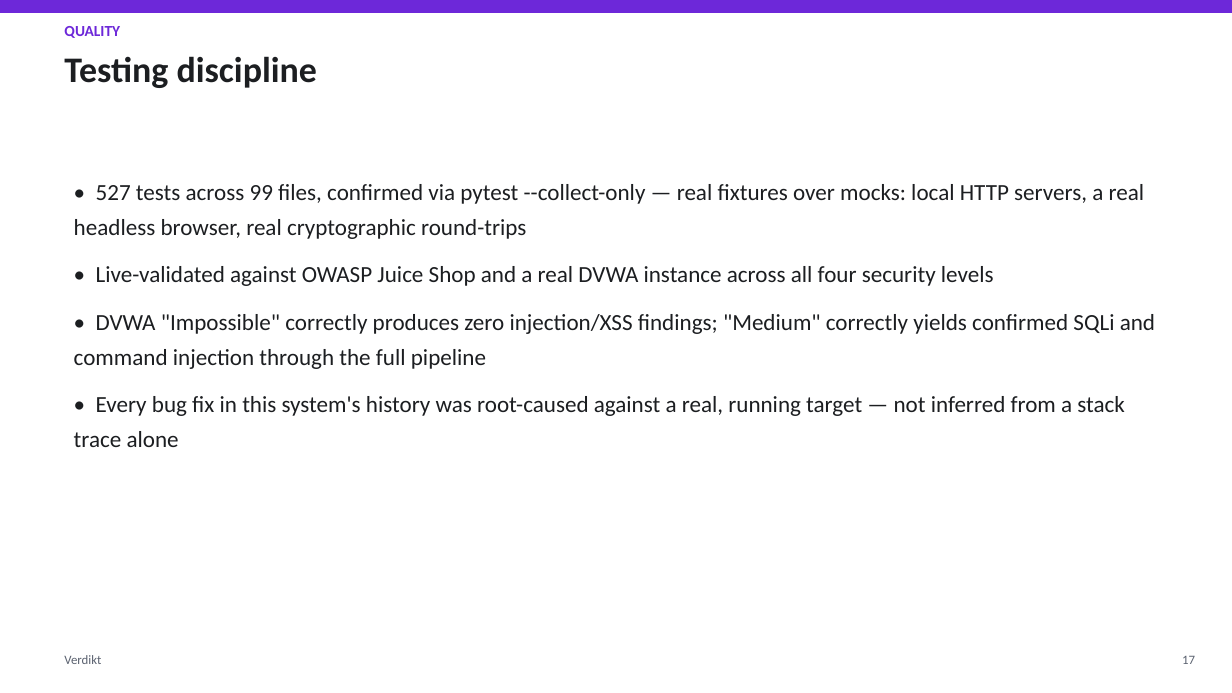
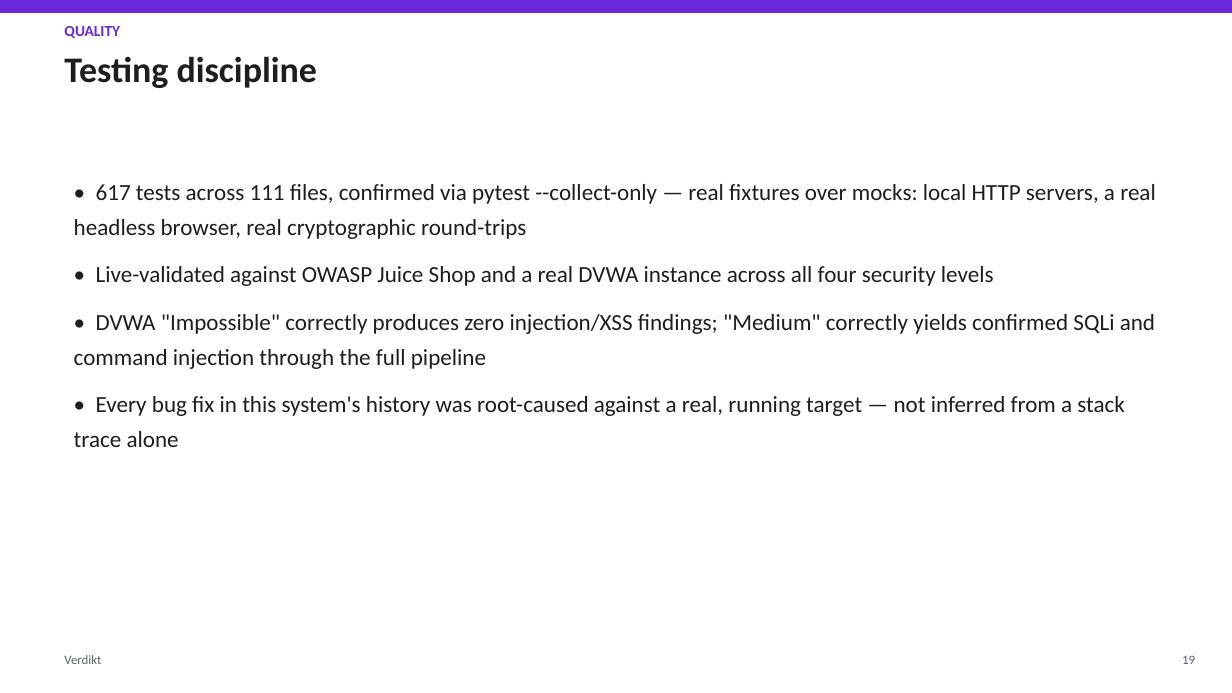
Before and after one commit to mudigondabhanu85/verdikt, a slide deck: slide 19 of docs/architecture-overview/Verdikt_Presentation.pptx (slide 18 before the commit). Drawn at 1232x693 pixels with LibreOffice and Linux fonts; fonts in the diff are those of the drawing. Boxes give left, top, right and bottom in pixels: in the first picture for what was removed or moved away, otherwise in the second. Text is boxed around its words. In the diff, an @@ line names an element or a change of style, - is before the commit and + after.

```diff
--- a/docs/architecture-overview/Verdikt_Presentation.pptx
+++ b/docs/architecture-overview/Verdikt_Presentation.pptx
@@ text at (74, 184, 1156, 239): text changed @@
-• 527 tests across 99 files, confirmed via pytest --collect-only — real fixtures over mocks: local HTTP servers, a real headless browser, real cryptographic round-trips
+• 617 tests across 111 files, confirmed via pytest --collect-only — real fixtures over mocks: local HTTP servers, a real headless browser, real cryptographic round-trips
@@ text at (1182, 656, 1195, 664): text changed @@
-17
+19
```
Also in this commit, not shown: 17 other slides changed, 2 slides added, 8 other files.
